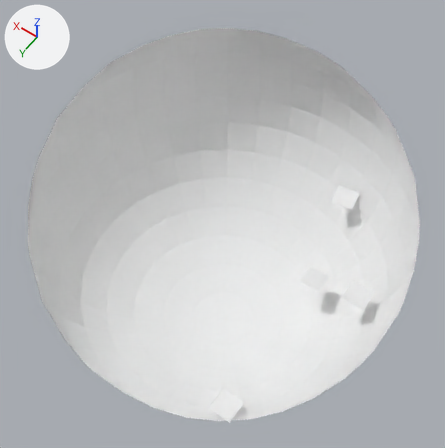
Before and after pictures for a commit that changed the glTF model assets/scene2.gltf.
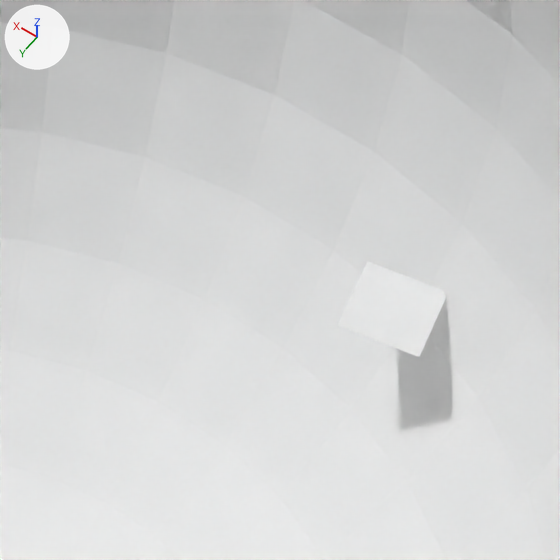
The first picture shows the older version from a 50 mm camera at (-17.1, 24.1, 37.8) aimed at (0.1, 0.0, 0.0). The close-ups show both versions on the part from 55% to 87% of the width and 26% to 59% of the height of that picture; other places that the commit changed are outside them. Arrows for +X, +Y and +Z are at upper left; the lights stay in place. Everything nearer to the camera than a plane just in front of the edit is cut away. Where no turn or scale is listed for an object, it has been applied to the vertices.

Objects in the first close-up: 'Sphere.002', 's2_3'.
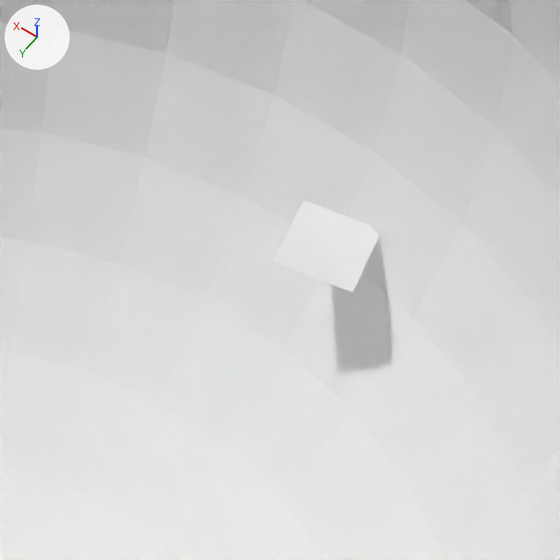
Boxes [x1, y1, x2, y2] around the edits, measured in the close-ups (560 x 560 px):
's2_3', moved
    before: [338, 262, 446, 357]
    after: [273, 200, 379, 292]

Diff of the bpy script that builds the scene:
```diff
--- a/assets/scene2.gltf.py
+++ b/assets/scene2.gltf.py
@@ ob_s2_3 @@
 ob_s2_3 = bpy.data.objects.new('s2_3', me_plane_001)
-ob_s2_3.location = (-5.1, -11.83, -4.62)
+ob_s2_3.location = (-2.89, -12.66, -4.62)
```
